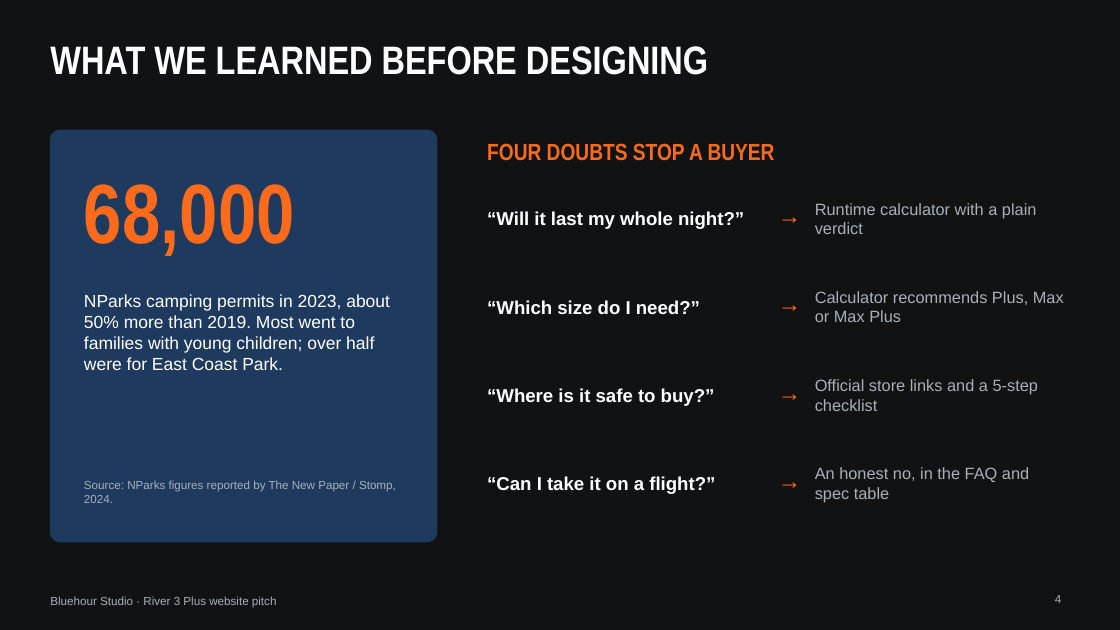
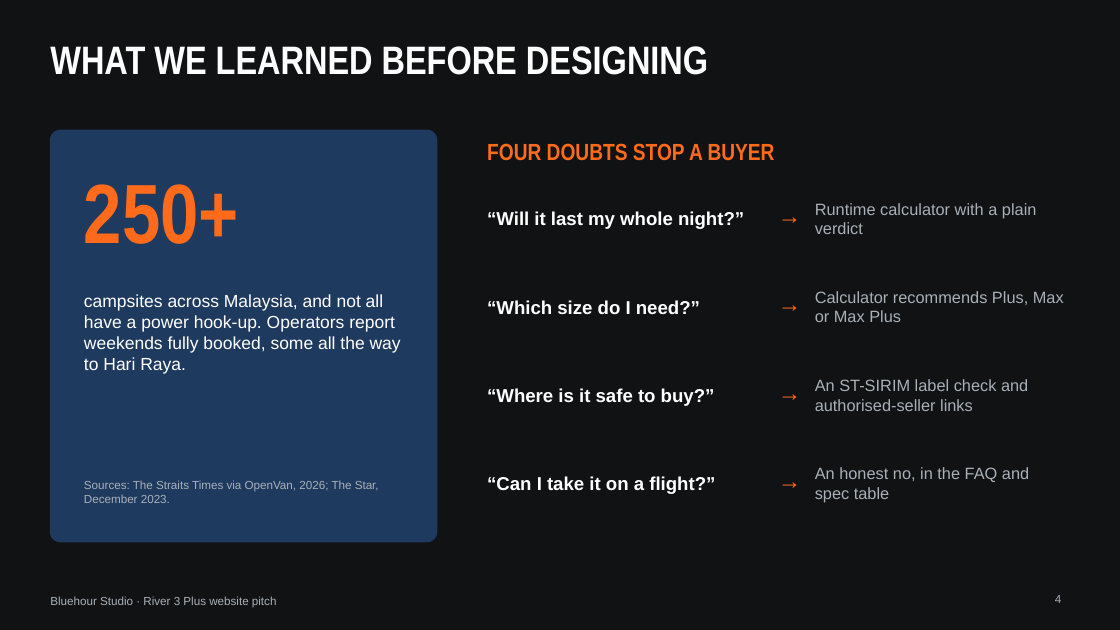
Before and after one commit to thecpinsiders/CS2024-Project-Website, a slide deck: slide 4 of Bluehour-Pitch-Deck.pptx. Drawn at 1120x630 pixels with LibreOffice and Linux fonts; fonts in the diff are those of the drawing. Boxes give left, top, right and bottom in pixels: in the first picture for what was removed or moved away, otherwise in the second. Text is boxed around its words. In the diff, an @@ line names an element or a change of style, - is before the commit and + after.

```diff
--- a/Bluehour-Pitch-Deck.pptx
+++ b/Bluehour-Pitch-Deck.pptx
@@ text at [84, 184, 239, 244]: text changed @@
-68,000
+250+
@@ text at [84, 294, 401, 374]: text changed @@
-NParks camping permits in 2023, about 50% more than 2019. Most went to families with young children; over half were for East Coast Park.
+campsites across Malaysia, and not all have a power hook-up. Operators report weekends fully booked, some all the way to Hari Raya.
@@ text at [815, 379, 1028, 391]: text changed @@
-Official store links and a 5-step checklist
+An ST-SIRIM label check and authorised-seller links
@@ text at [84, 480, 379, 503]: text changed @@
-Source: NParks figures reported by The New Paper / Stomp, 2024.
+Sources: The Straits Times via OpenVan, 2026; The Star, December 2023.
```
Also in this commit, not shown: 9 other slides changed, 1 slide added, 23 other files.
